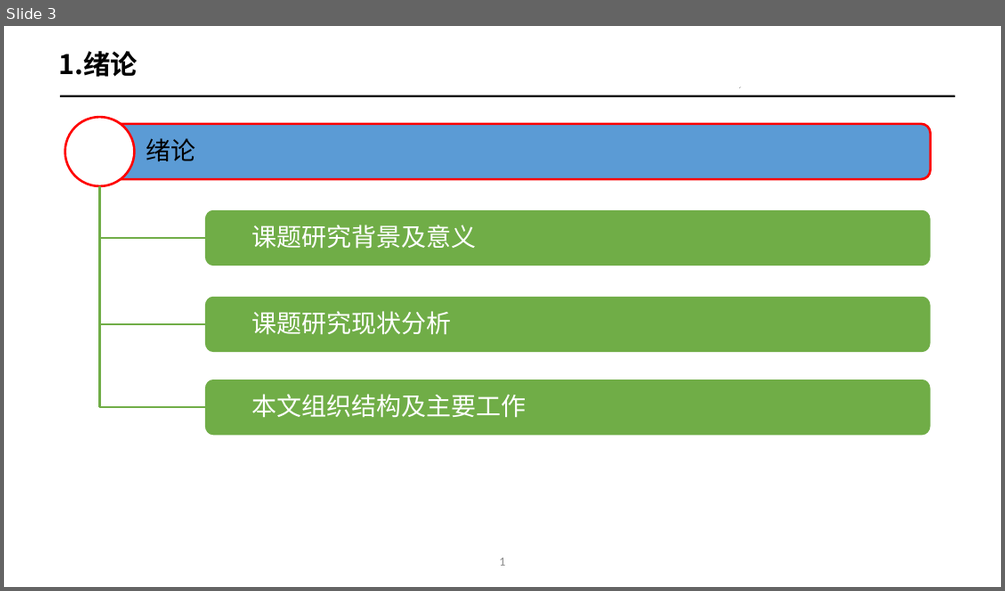
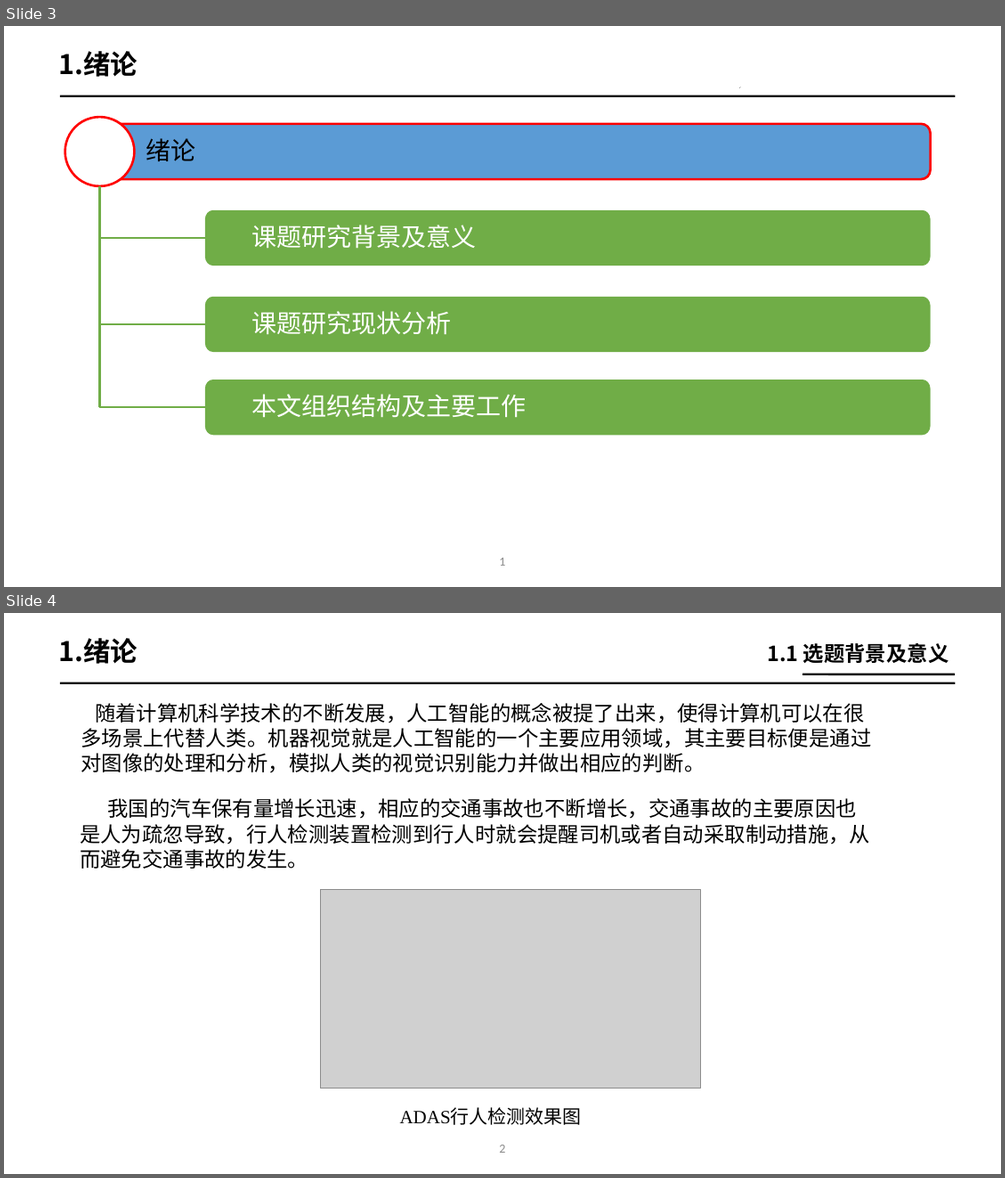
Before and after one commit to ailungoal/paper, a slide deck: 【王卫芳】硕士学位论文答辩.pptx. Shown one above the other, each under a label of ours: slide 3 before the commit, slides 3 and 4 after it. The pictures are 1005x591 and 1005x1178 pixels, drawn with LibreOffice and Linux fonts; fonts in the diff are those of the drawing; grey boxes stand for pictures. Boxes give left, top, right and bottom in pixels: in the first picture for what was removed or moved away, otherwise in the second. Text is boxed around its words. In the diff, an @@ line names an element or a change of style, - is before the commit and + after.

```diff
--- a/【王卫芳】硕士学位论文答辩.pptx
+++ b/【王卫芳】硕士学位论文答辩.pptx
@@ slide 4 added at (4,613,1001,1174), background #FFFFFF @@
@@ text added at (59,638,138,664), 26 pt, text #000000, bold @@
+1.绪论
@@ text added at (767,643,949,663), 20 pt, text #000000, bold @@
+1.1 选题背景及意义
@@ line added from (955, 683) to (60, 683), #000000 2 pt @@
@@ line added from (802, 674) to (955, 674), #000000 2 pt @@
@@ text added at (81,703,871,773), 20 pt, text #000000 @@
+随着计算机科学技术的不断发展，人工智能的概念被提了出来，使得计算机可以在很多场景上代替人类。机器视觉就是人工智能的一个主要应用领域，其主要目标便是通过对图像的处理和分析，模拟人类的视觉识别能力并做出相应的判断。
@@ text added at (80,798,870,868), 20 pt, text #000000 @@
+我国的汽车保有量增长迅速，相应的交通事故也不断增长，交通事故的主要原因也是人为疏忽导致，行人检测装置检测到行人时就会提醒司机或者自动采取制动措施，从而避免交通事故的发生。
@@ picture added at (320,890,700,1088) @@
@@ text added at (400,1109,582,1125), 18 pt, text #000000 @@
+ADAS行人检测效果图
@@ text added at (499,1144,505,1152), 12 pt, text #8C8C8C @@
+2
```
Also in this commit, not shown: 11 slides changed, 13 other slides added, 15 slides removed.
